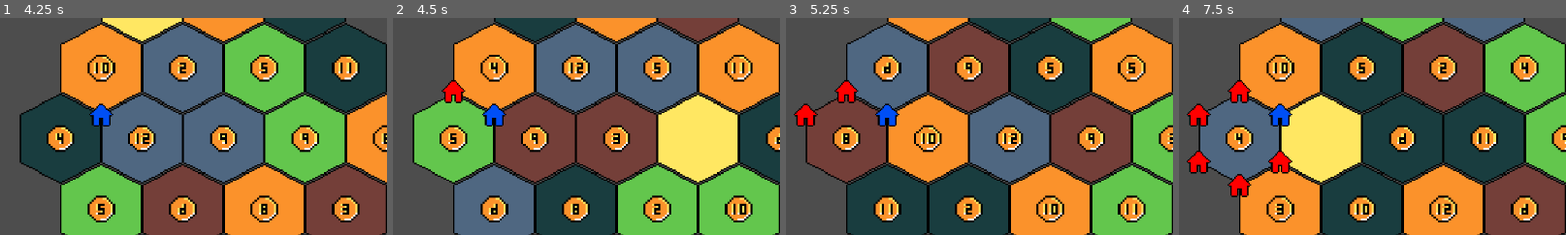
Above: before the commit, frames 1-4 (left to right).
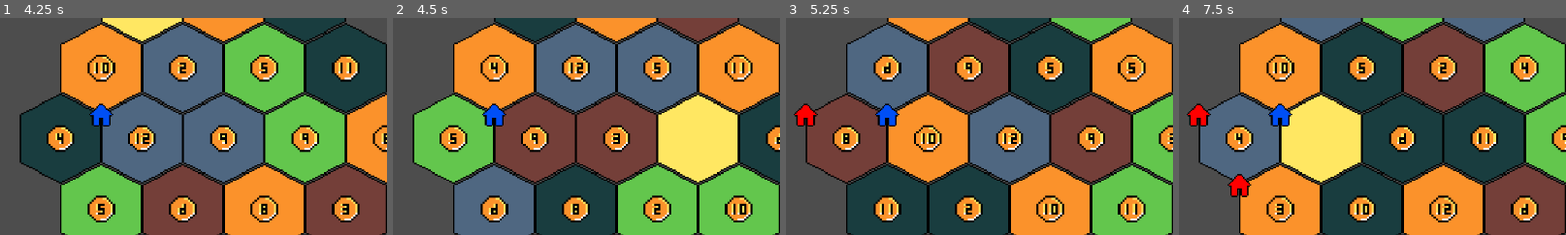
Above: after the commit, the same moments.

Repository: LeoBasov/settlers
Game: Godot game, scene res://src/game/game.tscn
Same seed, same stepped clock (60 frames per second), same inputs: the game is played once before the commit and once after it.
Inputs (mouse positions are % of the whole screen's width and height, from its top left):
- Up to frame 1 (4.25 s): click "Next Player" at 0.5 s; click "Next Player" at 1.25 s; click "Next Player" at 2 s; click "Next Round" at 2.75 s; tap Enter at 3.5 s; move the mouse to (34, 45) at 3.52 s; click (34, 45) at 3.6 s
- Up to frame 2 (4.5 s): tap R (reset) at 4.25 s; move the mouse to (29, 39) at 4.27 s; click (29, 39) at 4.35 s
- Up to frame 3 (5.25 s): tap R (reset) at 5 s; move the mouse to (24, 45) at 5.02 s; click (24, 45) at 5.1 s
- Up to frame 4 (7.5 s): tap R (reset) at 5.75, 6.5, 7.25 s; move the mouse to (24, 55) at 5.77 s; click (24, 55) at 5.85 s; move the mouse to (29, 61) at 6.52 s; click (29, 61) at 6.6 s; move the mouse to (34, 55) at 7.27 s; click (34, 55) at 7.35 s
The pictures show only the part of the screen within x 21-71%, y 22-72%; the shares and areas given below are measured in that part.

Frame 1 is identical in both runs. In frame 2, 0.4% of the frame differs, in the area x 12-19%, y 28-40%; in frame 3, 0.4%; in frame 4, 1.3%, in the area x 2-30%, y 28-72%.

Commit message:
Implemented distance check

Diff:
--- a/Settlers/src/board/building.gd
+++ b/Settlers/src/board/building.gd
@@ -1,4 +1,6 @@
 extends Node2D
+
+@export var dist: float  = 110.0
 
 @onready var availible: bool = true
 @onready var build: bool = false
@@ -7,6 +9,7 @@
 func _physics_process(delta: float) -> void:
 	if not build and Input.is_action_just_pressed("left_click") and $BuildingSprite.visible:
 		build = true
+		get_tree().call_group("buildings", "check_neighbours", position)
 
 func change_player(owning_palyer_: int) -> void:
 	if not build:
@@ -22,3 +25,8 @@
 func _on_building_area_2d_mouse_exited() -> void:
 	if not build:
 		$BuildingSprite.hide()
+
+func check_neighbours(pos: Vector2) -> void:
+	if not build and availible:
+		if (pos - position).length() < dist:
+			availible = false
--- a/Settlers/src/board/building.tscn
+++ b/Settlers/src/board/building.tscn
@@ -5,7 +5,7 @@
 
 [sub_resource type="CircleShape2D" id="CircleShape2D_2rkpb"]
 
-[node name="Building" type="Node2D"]
+[node name="Building" type="Node2D" groups=["buildings"]]
 script = ExtResource("1_s4jl6")
 
 [node name="BuildingSprite" type="Sprite2D" parent="."]
